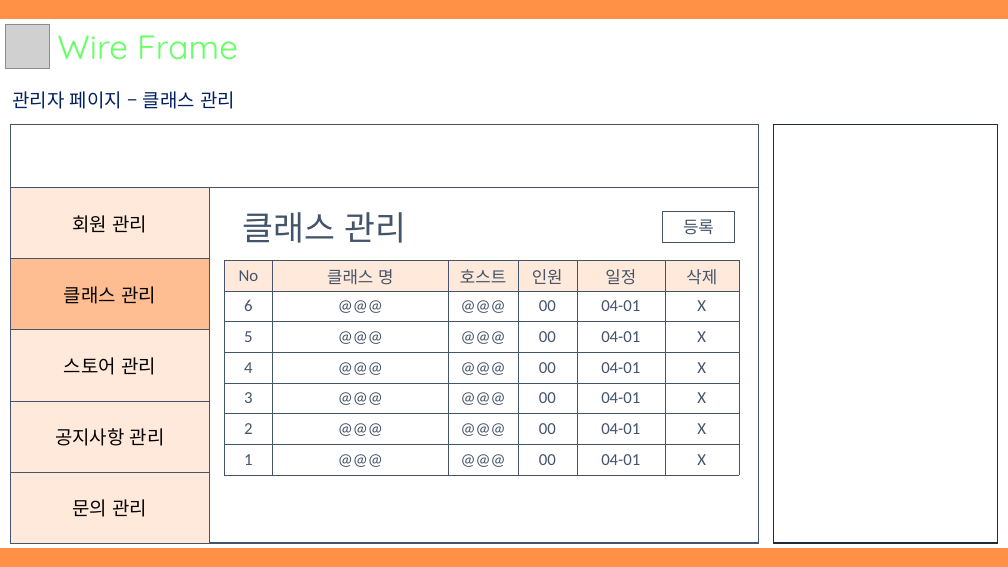
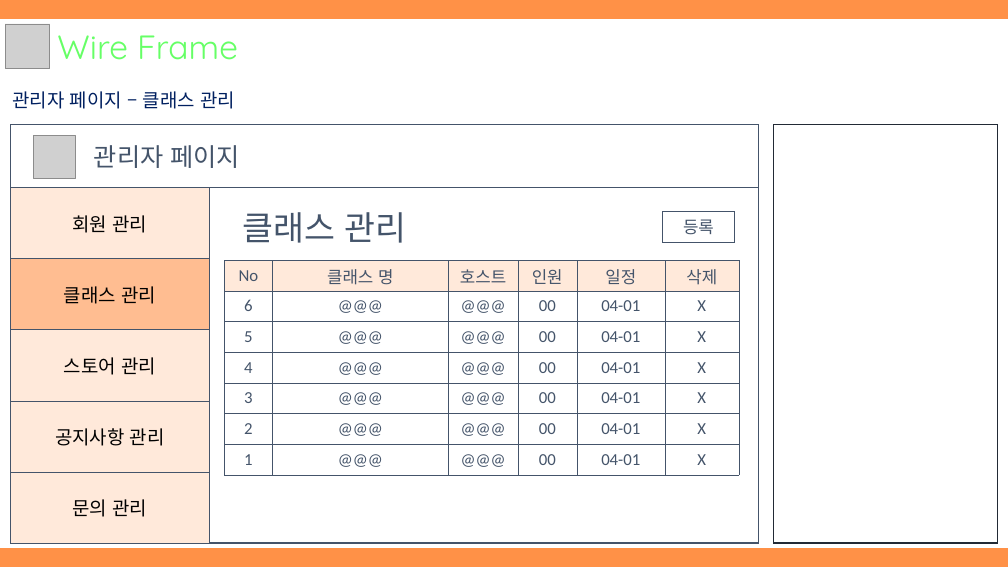
Before and after one commit to hhsw07/ezen-academy-projects, a slide deck: slide 19 of WebContent/발표자료/1차/3조 원데이클래스.pptx. Drawn at 1008x567 pixels with LibreOffice and Linux fonts; fonts in the diff are those of the drawing; grey boxes stand for pictures. Boxes give left, top, right and bottom in pixels: in the first picture for what was removed or moved away, otherwise in the second. Text is boxed around its words. In the diff, an @@ line names an element or a change of style, - is before the commit and + after.

```diff
--- a/WebContent/발표자료/1차/3조 원데이클래스.pptx
+++ b/WebContent/발표자료/1차/3조 원데이클래스.pptx
@@ picture added at [33, 136, 76, 179] @@
@@ text added at [94, 145, 241, 168], 24 pt, text #44546A @@
+관리자 페이지
```
Also in this commit, not shown: 8 other slides changed, 1 slide added, 1 slide removed, 2 other files.
